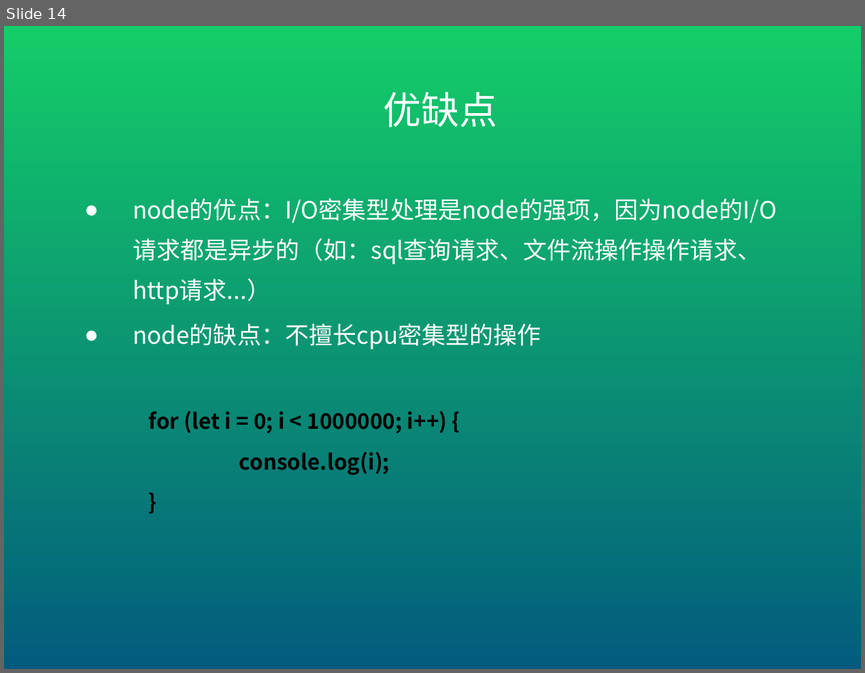
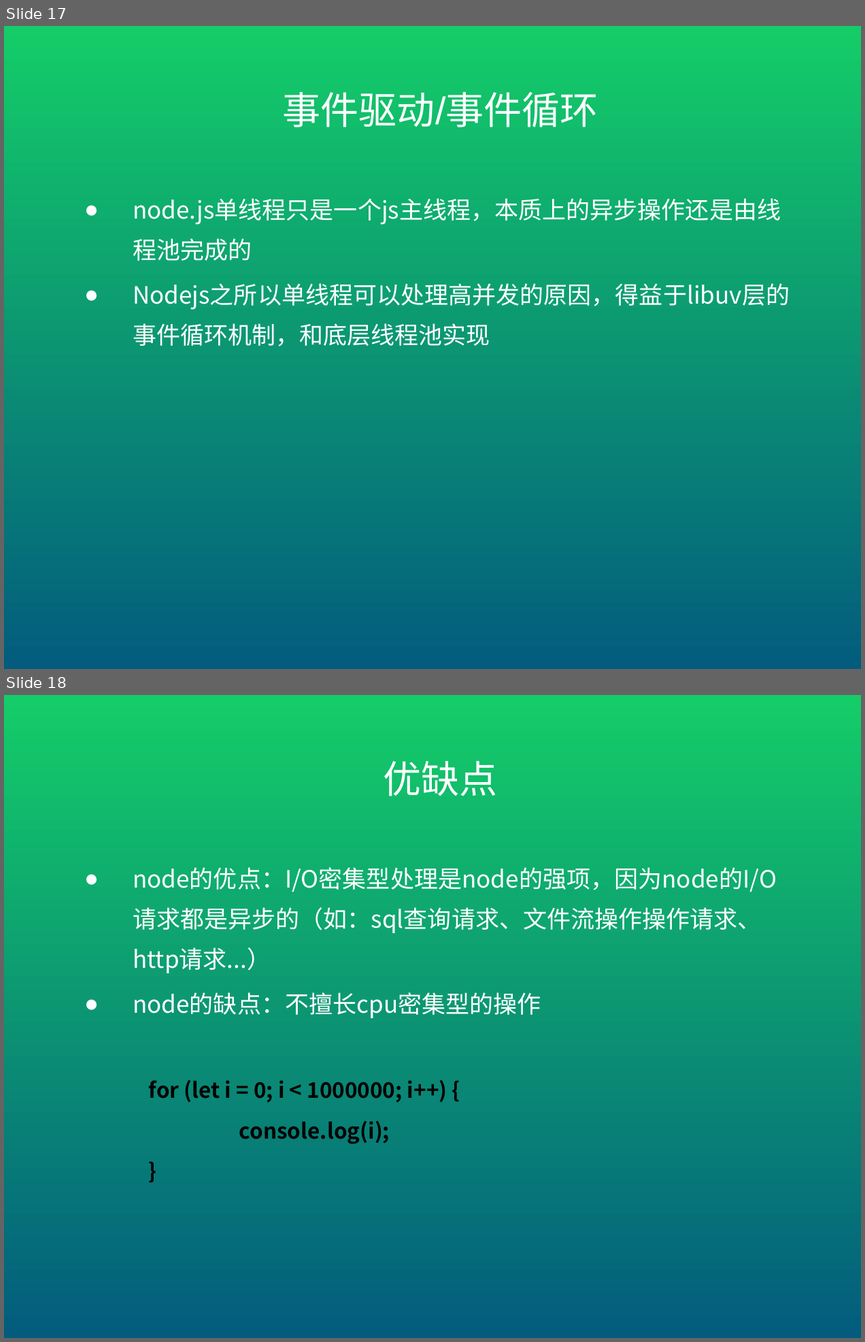
Before and after one commit to mopacha/course, a slide deck: ppt/聊一下NodeJS.pptx. Shown one above the other, each under a label of ours: slide 14 before the commit, slides 17 and 18 after it. The pictures are 865x673 and 865x1342 pixels, drawn with LibreOffice and Linux fonts; fonts in the diff are those of the drawing. Boxes give left, top, right and bottom in pixels: in the first picture for what was removed or moved away, otherwise in the second. Text is boxed around its words. In the diff, an @@ line names an element or a change of style, - is before the commit and + after.

```diff
--- a/ppt/聊一下NodeJS.pptx
+++ b/ppt/聊一下NodeJS.pptx
@@ slide 17 added at <box>4,26,861,669</box>, background gradient #14CD68 to #035C7D @@
@@ title added at <box>283,92,598,127</box>, 32 pt, text #FFFFFF @@
+事件驱动/事件循环
@@ subtitle added at <box>133,198,789,346</box>, 20 pt, text #FFFFFF @@
+● node.js单线程只是一个js主线程，本质上的异步操作还是由线程池完成的
+● Nodejs之所以单线程可以处理高并发的原因，得益于libuv层的事件循环机制，和底层线程池实现
@@ what was slide 14 is now slide 18 @@
```
Also in this commit, not shown: 1 slide changed, 5 other slides added, 1 slide removed, 1 other file.
